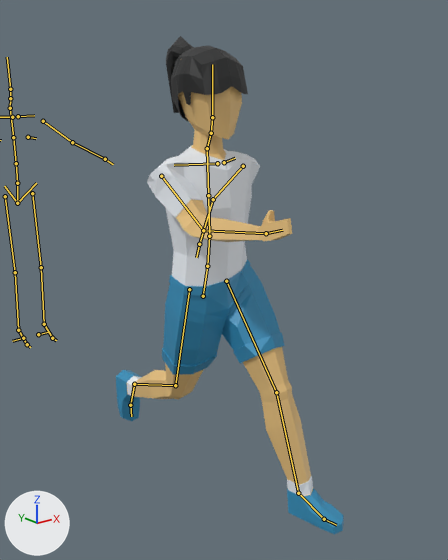
What one commit did to the Blender file Materials/Player.blend.
Rendered twice from a camera (50 mm lens) standing at (-0.931, -2.504, 1.062) and looking at (0.007, -1.332, 0.593). Lighting does not change. The marker at lower left points along +X, +Y and +Z. Both versions are drawn at frame 13 of the action 'Run'; the numbers are the values there. The bones that bend it are drawn over the model as lines.

Objects in the first picture: 'Player'.
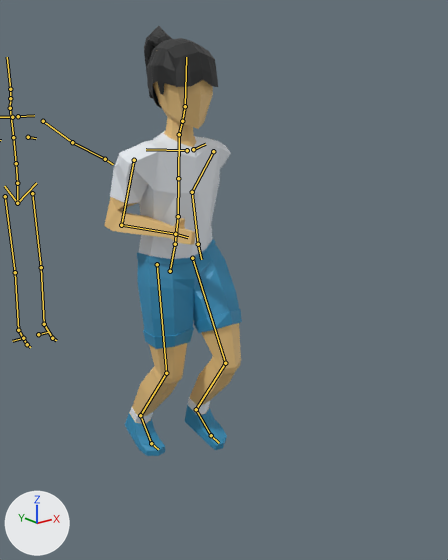
The edits, one by one:
Bone 'root' (bone_root) moves from (0.0, -1.3, 0.0) to (0.0, -1.134, 0.0).
Bone 'torso' (bone_torso) moves from (-0.012, 0.0, -0.059) to (0.0, 0.0, -0.033).
Bone 'torso' (bone_torso) turns from (0, 0, 0) to (5, 0, 0) degrees about its own x, y and z.
Bone 'upper_arm_ik.L' (bone_upper_arm_ik_l) turns from (0, 44, 0) to (0, 36, 0) degrees about its own x, y and z.
Bone 'upper_arm_ik.R' (bone_upper_arm_ik_r) turns from (0, 14, 0) to (0, -17, 0) degrees about its own x, y and z.
Bone 'hand_ik.L' (bone_hand_ik_l) moves from (-0.282, 0.211, -0.134) to (-0.307, 0.019, -0.125).
Bone 'hand_ik.L' (bone_hand_ik_l) turns from (-33, -10, -48) to (13, -9, -60) degrees about its own x, y and z.
Bone 'hand_ik.R' (bone_hand_ik_r) moves from (0.329, -0.315, 0.024) to (0.327, -0.155, -0.036).
Bone 'hand_ik.R' (bone_hand_ik_r) turns from (93, -8, 66) to (74, -4, 67) degrees about its own x, y and z.
Bone 'foot_ik.L' (bone_foot_ik_l) moves from (0.0, -0.288, 0.0) to (0.0, 0.005, 0.0).
Bone 'foot_spin_ik.L' (bone_foot_spin_ik_l) moves from (0.0, 0.0, 0.041) to (0.0, 0.0, 0.034).
Bone 'foot_spin_ik.L' (bone_foot_spin_ik_l) turns from (-11, 0, 0) to (24, 0, 0) degrees about its own x, y and z.
Bone 'foot_heel_ik.L' (bone_foot_heel_ik_l) turns from (0, 0, 0) to (-13, 0, 0) degrees about its own x, y and z.
Bone 'foot_ik.R' (bone_foot_ik_r) moves from (0.0, 0.434, 0.0) to (0.0, 0.151, 0.0).
Bone 'foot_spin_ik.R' (bone_foot_spin_ik_r) moves from (0.0, 0.0, 0.083) to (0.0, 0.0, 0.0).
Bone 'foot_spin_ik.R' (bone_foot_spin_ik_r) turns from (84, 0, 0) to (0, 0, 0) degrees about its own x, y and z.
Bone 'foot_heel_ik.R' (bone_foot_heel_ik_r) turns from (0, 0, 0) to (25, 0, 0) degrees about its own x, y and z.

Where the change shows, as pixel boxes [x1, y1, x2, y2] in the pictures (448 x 560 px):
'Player', posed (39% narrower, 14% shorter)
    before: [116, 36, 344, 534]
    after: [104, 26, 242, 456]
